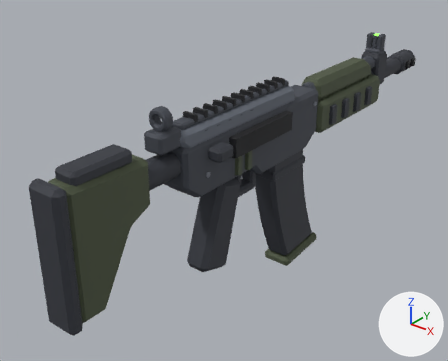
The glTF model roblox/assets/weapons-kit/src/w_ar.glb: old version first, new version second.
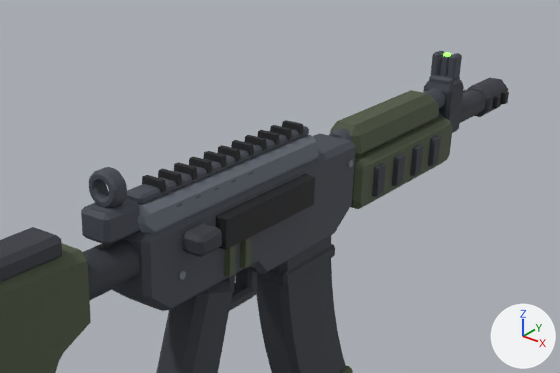
Each version appears first whole from a 50 mm camera at (0.654, -0.893, 0.454) aimed at (-0.088, 0.035, -0.121), and next in a close-up on the part from 21% to 100% of the width and 0% to 66% of the height. The axes (+X, +Y, +Z) are drawn at lower right. The lights are the same throughout. The last two pictures show the newer version. Where no turn or scale is listed for an object, it has been applied to the vertices. Vertices at exactly the same position are counted once.

The older version as bpy lines, for what is in view:
```python
me_charge_wzb = bpy.data.meshes.new('charge_wzB')
me_charge_wzb.from_pydata(...)  # 24 vertices, 44 faces; spans x 0.03..0.06, y -0.16..-0.12, z 0.026..0.05
me_charge_wzb.materials.append(mat_dark)  # dark grey #353840
me_sight_wzn = bpy.data.meshes.new('sight_wzN')
me_sight_wzn.from_pydata(...)  # 296 vertices, 564 faces; spans x -0.02..0.02, y -0.258..0.531, z 0.062..0.133
me_sight_wzn.materials.append(mat_frame)  # dark grey #444851
me_stock_wzb = bpy.data.meshes.new('stock_wzB')
me_stock_wzb.from_pydata(...)  # 80 vertices, 148 faces; spans x -0.032..0.032, y -0.469..-0.2, z -0.156..0.096
me_stock_wzb.materials.append(mat_dark)  # dark grey #353840
ob_charge_wzb = bpy.data.objects.new('charge_wzB', me_charge_wzb)
ob_charge_wzb.location = (0.0, 0.0, 0.0)
ob_sight_wzn = bpy.data.objects.new('sight_wzN', me_sight_wzn)
ob_sight_wzn.location = (0.0, 0.0, 0.0)
ob_stock_wzb = bpy.data.objects.new('stock_wzB', me_stock_wzb)
ob_stock_wzb.location = (0.0, 0.0, 0.0)
# also in view: 'trim_wzN' at (0.007, 0.267, 0.055); 'mark_wzN' at (0.0, -0.062, 0.0); 'guard_wzN' at (0.0, 0.336, -0.006); 'guard_wzA' at (0.0, 0.347, 0.016); 'mag_wzB' at (0.0, 0.139, -0.18)
```
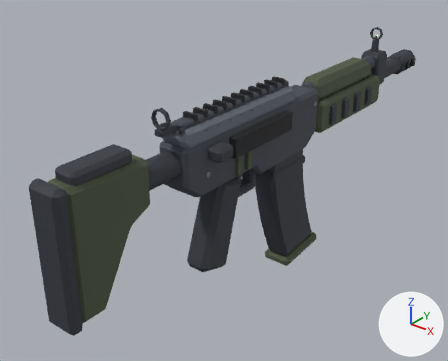
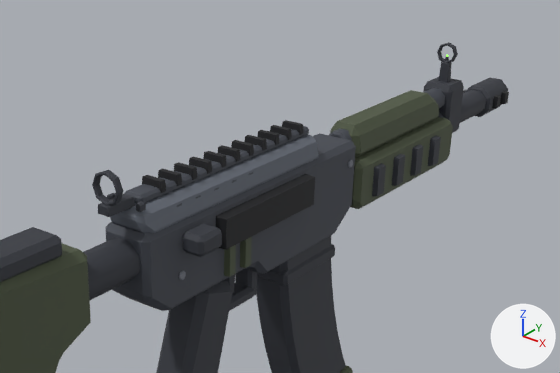
Pixel boxes (x1, y1, x2, y2) of what changed, in the close-ups (560 x 373 px):
'sight_wzN', reshaped (51% narrower, 60% shorter): before (81, 51, 462, 245); after (124, 126, 309, 203)
'sight_wzN.001', added: after (92, 42, 458, 217)
part 1 of me_sight_wzn, deleted: before (81, 51, 462, 245)

The change in detail:
me_sight_wzn is used by ob_sight_wzn; location (0.0, 0.0, 0.0).
me_sight_wzn had 296 vertices, 564 faces and spanned x -0.02..0.02, y -0.258..0.531, z 0.062..0.133.
me_sight_wzn now has 24 vertices, 44 faces and spans x -0.013..0.013, y -0.2..0.115, z 0.087..0.098.
me_sight_wzn part 1: 7 loose pieces with 272 vertices, spanning x -0.02..0.02, y -0.258..0.531, z 0.062..0.133, are deleted.
Mesh me_sight_wzn_001 is new.
It has 252 vertices, 484 faces and spans x -0.023..0.023, y -0.243..0.52, z 0.069..0.134.
It uses material mat_dark (dark grey #353840).
Object 'sight_wzN.001' (ob_sight_wzn_001) is new; it shows me_sight_wzn_001.
Its location is (0.0, 0.0, 0.0).
